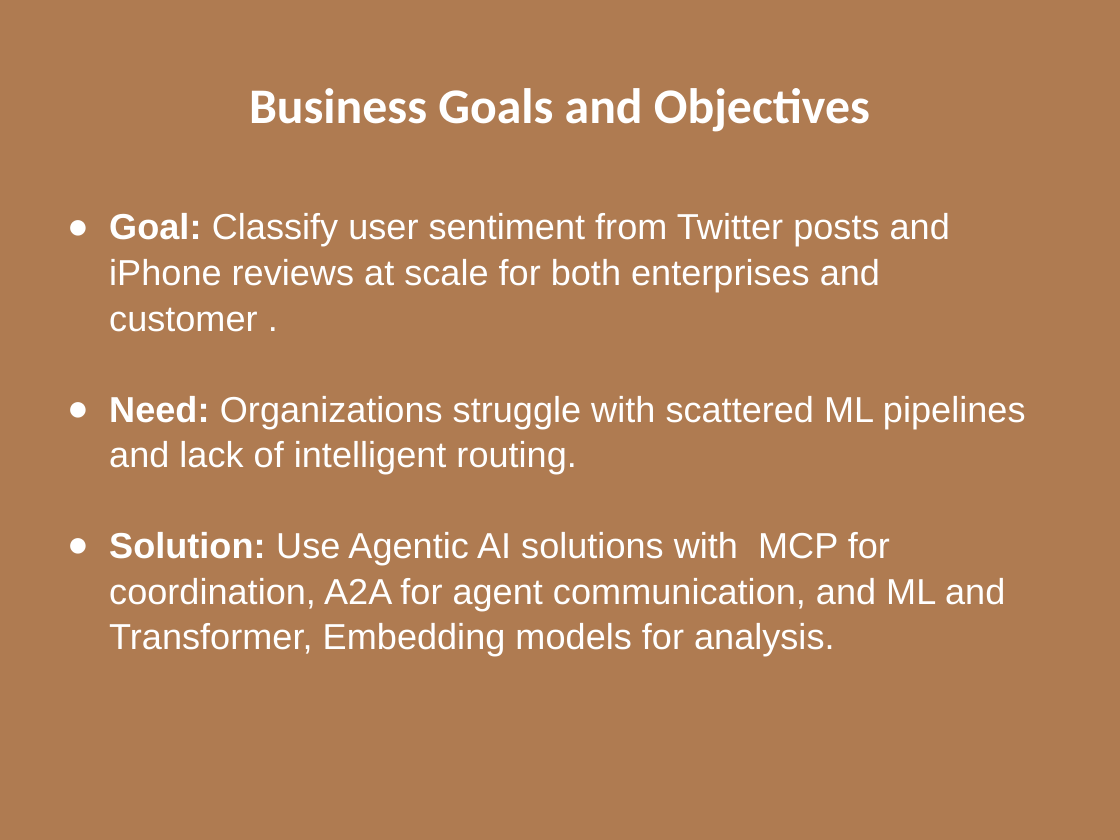
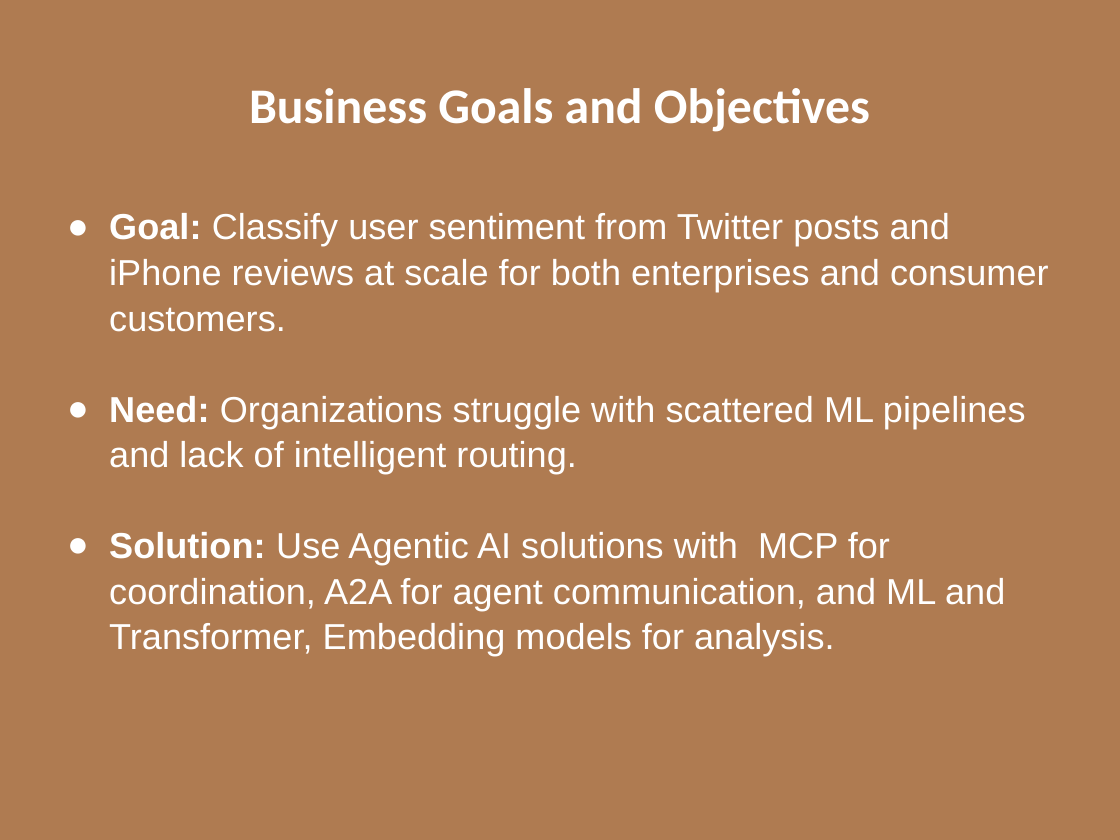
Before and after one commit to gshiva1975/AAI-510, a slide deck: slide 2 of Documentation/A2A_MCP_Sentiment_Executive_Summary_AI_Background.pptx. Drawn at 1120x840 pixels with LibreOffice and Linux fonts; fonts in the diff are those of the drawing; background and template pictures are left out. Boxes give left, top, right and bottom in pixels: in the first picture for what was removed or moved away, otherwise in the second. Text is boxed around its words. In the diff, an @@ line names an element or a change of style, - is before the commit and + after.

```diff
--- a/Documentation/A2A_MCP_Sentiment_Executive_Summary_AI_Background.pptx
+++ b/Documentation/A2A_MCP_Sentiment_Executive_Summary_AI_Background.pptx
@@ text at (109,213,1049,332): text changed @@
-● Goal: Classify user sentiment from Twitter posts and iPhone reviews at scale for both enterprises and customer .
+● Goal: Classify user sentiment from Twitter posts and iPhone reviews at scale for both enterprises and consumer customers.
```
Also in this commit, not shown: 3 other slides changed, 2 slides added, 1 slide removed, 1 other file.
